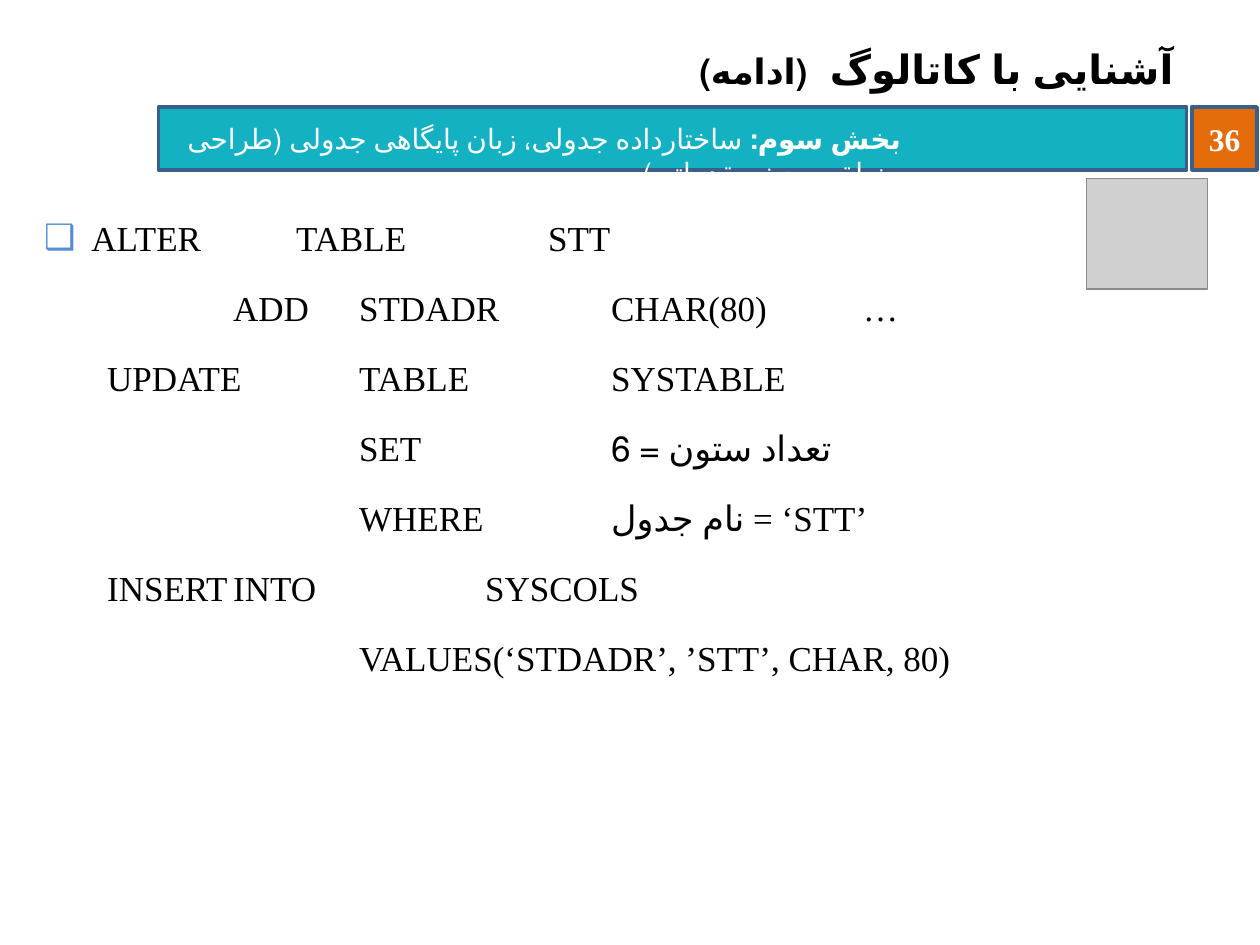
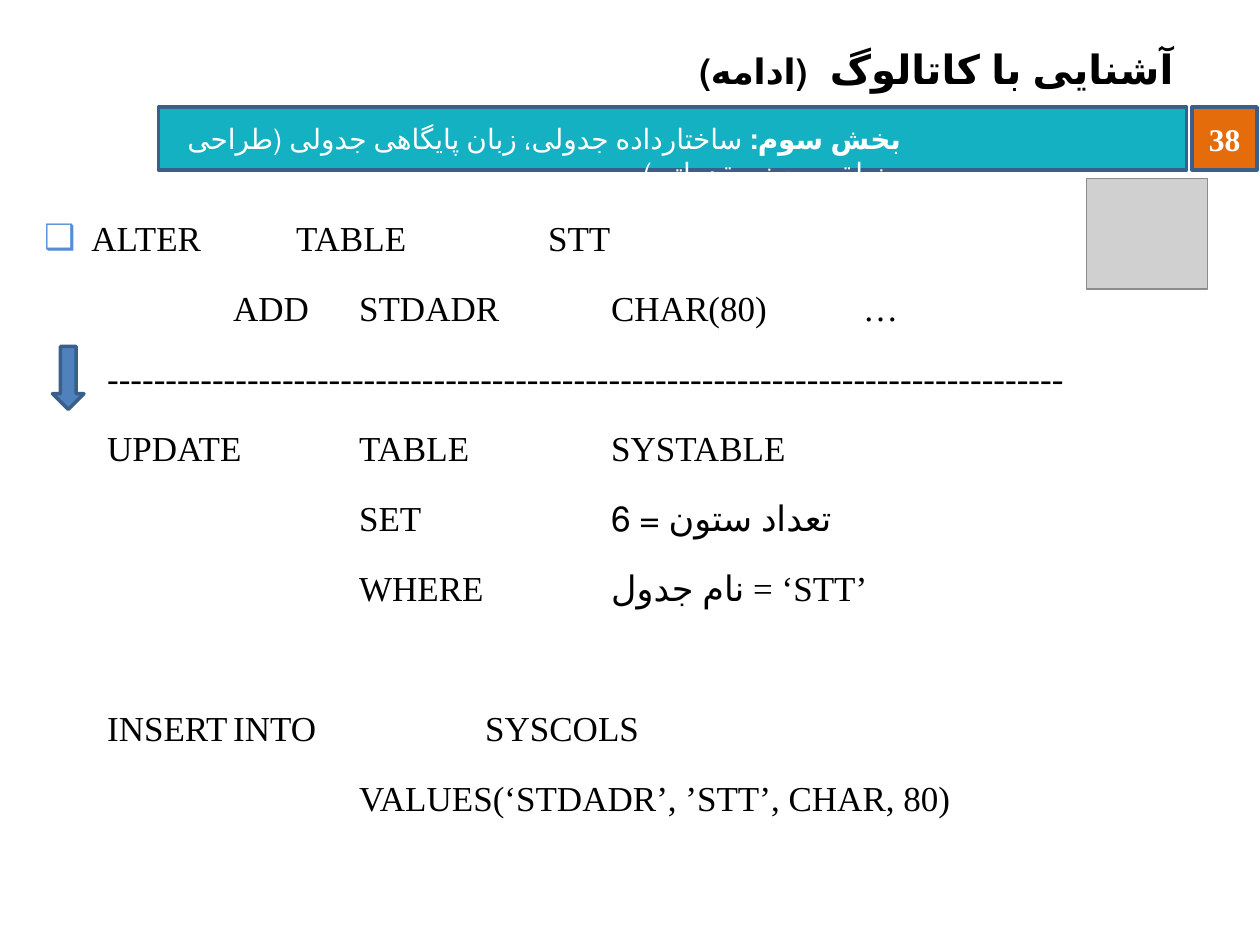
Before and after one commit to behnamhatami/DB-Slides, a slide deck: slide 38 of 3-DB-LogicalDesign.pptx (slide 36 before the commit). Drawn at 1260x945 pixels with LibreOffice and Linux fonts; fonts in the diff are those of the drawing; grey boxes stand for pictures; background and template pictures are left out. Boxes give left, top, right and bottom in pixels: in the first picture for what was removed or moved away, otherwise in the second. Text is boxed around its words. In the diff, an @@ line names an element or a change of style, - is before the commit and + after.

```diff
--- a/3-DB-LogicalDesign.pptx
+++ b/3-DB-LogicalDesign.pptx
@@ page number at (1209, 130, 1240, 152): text changed @@
-36
+38
@@ text at (91, 228, 950, 818): paragraph added @@
+  ----------------------------------------------------------------------------------
@@ down arrow added at (53, 346, 84, 410), fill #4F81BD, outline #3A5F8C 2 pt @@
```
Also in this commit, not shown: 25 other slides changed, 2 slides added.
